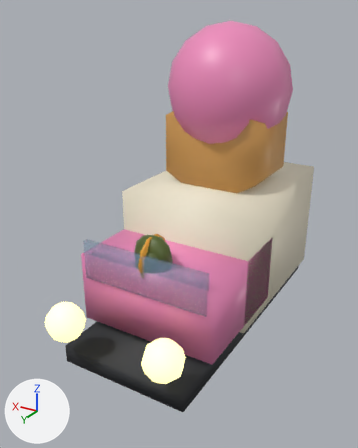
An edit to the glTF model assets-src/cars/helado/helado_clean.glb, drawn before and after from the same camera.
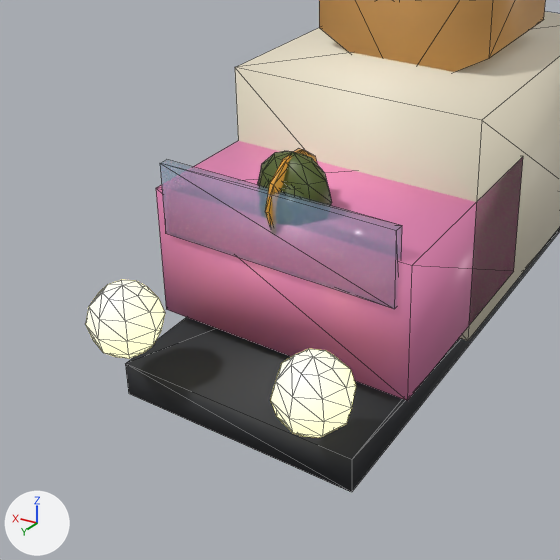
There are two pictures of each version: one whole from a 50 mm camera at (-1.75, 3.29, 2.37) aimed at (0.06, 0.28, 0.86), one close up on the part from 0% to 81% of the width and 35% to 100% of the height. The axes (+X, +Y, +Z) are drawn at lower left. The lights are the same throughout. The first two pictures are the older version. The close-ups show mesh edges as thin lines. Where no turn or scale is listed for an object, it has been applied to the vertices.

The scene before the commit, as lines of its bpy script (objects in view):
```python
me_helado = bpy.data.meshes.new('Helado')
me_helado.from_pydata(...)  # 422 vertices, 784 faces; spans x -0.55..0.55, y -1.25..1.25, z -1.16..1.16
me_helado.materials.append(mat_matte)  # dark grey #2b2d31
me_helado.materials.append(mat_matte_001)  # pale yellow #f3ead2
me_helado.materials.append(mat_paint)  # pink #f08dbd
me_helado.materials.append(mat_glass)  # blue #88aacc
me_helado.materials.append(mat_matte_002)  # orange #d9a15a
me_helado.materials.append(mat_trim_001)  # pink #f08dbd
me_helado.materials.append(mat_lamp)  # beige #fff3b0, glowing beige #fff3b0
me_helado.materials.append(mat_pilot)  # dark green #55642c
me_helado.materials.append(mat_trim_002)  # orange #e0a030
me_helado.materials.append(mat_matte_003)  # dark green #3d4a22
me_helado.materials.append(mat_matte_004)  # black #111111
ob_helado = bpy.data.objects.new('Helado', me_helado)
ob_helado.location = (0.0, 0.105, 1.14)
```
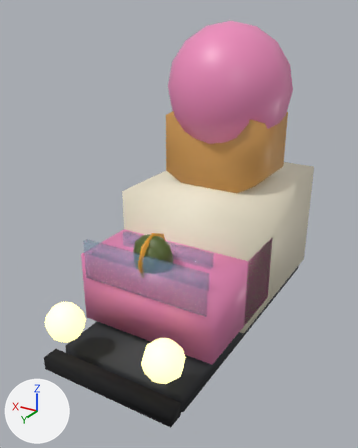
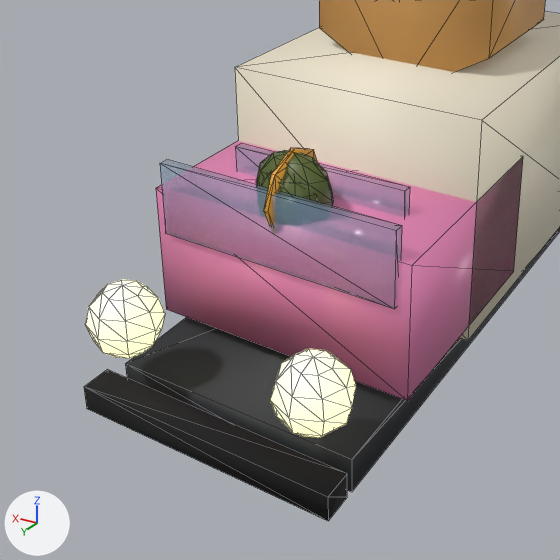
The edits, one by one:
Material 'Glass.001' (mat_glass_001) is new.
Its base color is (0.0103, 0.0212, 0.0395) (dark blue #1a2838).
Its roughness is 0.06.
Its alpha is 0.55.
Material 'Rubber' (mat_rubber) is new.
Its base color is (0.00304, 0.00335, 0.00439) (black #0a0b0e).
Its roughness is 0.9.
Material 'Rubber.001' (mat_rubber_001) is new.
Its base color is (0.00304, 0.00304, 0.00304) (black #0a0a0a).
Its roughness is 0.85.
me_helado is used by ob_helado; location (0.0, 0.105, 1.14).
me_helado had 422 vertices, 784 faces and spanned x -0.55..0.55, y -1.25..1.25, z -1.16..1.16.
me_helado now has 442 vertices, 812 faces and spans x -0.55..0.55, y -1.25..1.25, z -1.16..1.16.
me_helado part 1: a new loose piece, a box spanning x -0.375..0.375, y 0.425..0.465, z -0.73..-0.31, in mat_glass (blue #88aacc).
me_helado part 2: a new loose piece, a box spanning x -0.53..0.53, y 1.11..1.23, z -1.11..-1.01, in mat_rubber (black #0a0b0e).
me_helado part 3: a new loose piece, a UV sphere (10 segments, 8 rings, poles along z) spanning x -0.13..0.13, y 0.47..0.76, z -0.5..-0.22, in mat_pilot (dark green #55642c).
me_helado part 4: a new loose piece, an 8-sided cylinder along x spanning x -0.009..0.009, y 0.44..0.79, z -0.521..-0.171, in mat_trim_002 (orange #e0a030).
Part 5, on me_helado:
134 vertices are removed from x -0.13..0.13, y 0.45..0.78, z -0.51..-0.19.
303 faces are deleted.
9 vertices in x -0.08..0.08, y 0.57..0.66, z -0.51..-0.49 move by (0.0, 0.0, 0.02).
5 vertices in x 0.11..0.16, y 0.55..0.68, z -0.43..-0.27 move by (0.01, 0.0, 0.01).
5 vertices in x -0.16..-0.11, y 0.55..0.68, z -0.43..-0.27 move by (-0.01, 0.0, 0.01).
4 vertices in x -0.1..0.1, y 0.67..0.69, z -0.43..-0.27 move by (0.0, 0.01, 0.01).
4 vertices in x -0.1..0.1, y 0.54..0.56, z -0.43..-0.27 move by (0.0, -0.01, 0.01).
3 vertices in x -0.03..0.02, y 0.67..0.69, z -0.37..-0.36 move by (0.0, 0.0, -0.01).
24 vertices move from x -0.06..0.06, y 0.52..0.72, z -0.38..-0.32 to x -0.06..0.06, y 0.52..0.72, z -0.38..-0.33.
34 vertices are added at x -0.06..0.06, y 0.67..0.72, z -0.38..-0.33.
115 new faces join them, mat_rubber_001 (black #0a0a0a).
Other edits to the shape of me_helado do not show in these pictures.
me_helado no longer uses material mat_matte_003 (dark green #3d4a22).
me_helado no longer uses material mat_matte_004 (black #111111).
me_helado gains material mat_rubber (black #0a0b0e).
me_helado gains material mat_glass_001 (dark blue #1a2838).
me_helado gains material mat_rubber_001 (black #0a0a0a).

Where the change shows, as pixel boxes (x1, y1, x2, y2) in the close-ups (560 x 560 px):
'Helado', reshaped
    before: (85, 0, 560, 492)
    after: (84, 0, 560, 521)
part 1 of me_helado, added
    after: (235, 143, 410, 217)
part 2 of me_helado, added
    after: (84, 370, 347, 521)
part 3 of me_helado, added
    after: (259, 172, 307, 199)
part 4 of me_helado, added
    after: (264, 148, 318, 225)
part 5 of me_helado, built on
    before: (258, 149, 332, 225)
    after: (256, 152, 333, 206)
